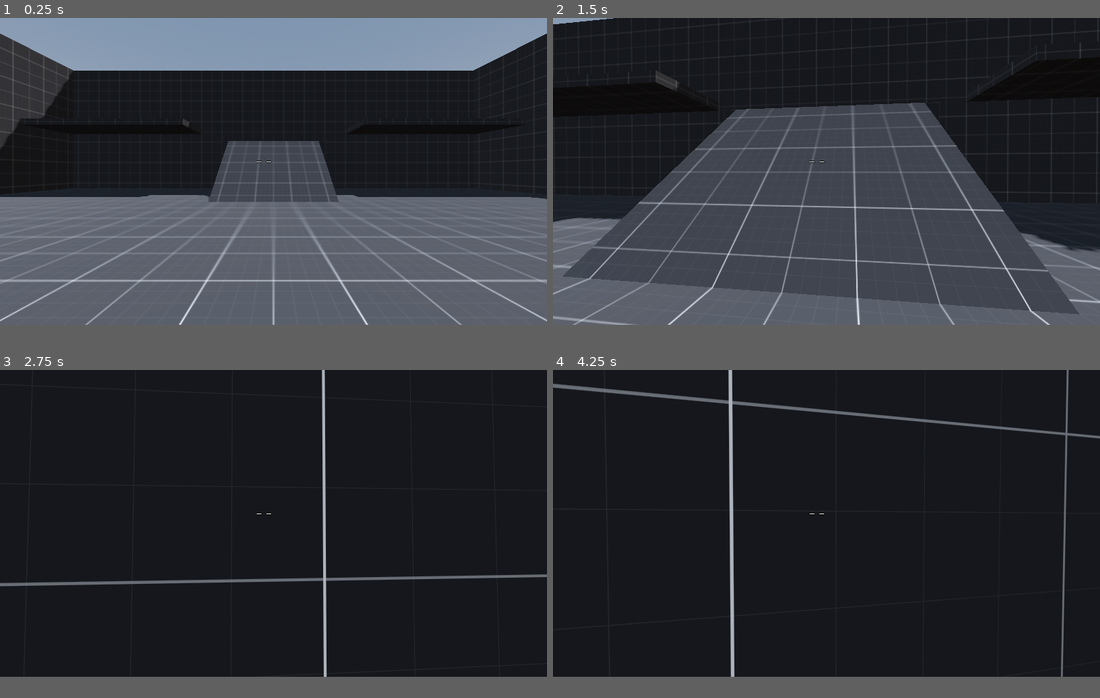
Above: before the commit, frames 1-4 (two rows, left to right).
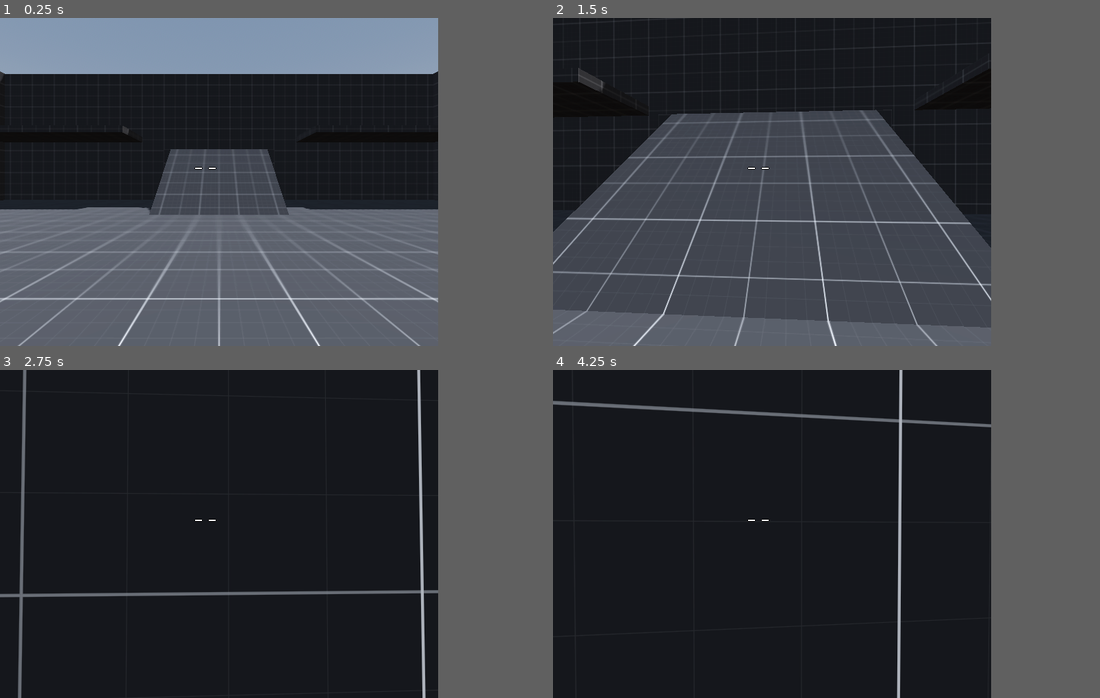
Above: after the commit, the same moments.

Repository: SpaceMoreDev/Godot_PSX_Cheesy_Horror_Game
Game: Godot game, scene res://Levels/Main/L_Main.tscn
Same seed, same stepped clock (60 frames per second), same inputs: the game is played once before the commit and once after it.
Inputs (mouse positions are in pixels of both pictures, inside the frame that each line leads up to):
- Up to frame 1 (0.25 s): no input
- Up to frame 2 (1.5 s): tap Enter (ui_accept) at 0.5, 0.6 s; move the mouse to (853, 168) at 0.52 s; hold W (move_forward) from 0.53 s (still down); click (853, 168) at 0.67 s; tap Space (jump) at 0.77 s; tap E (interact, bound only after the commit) at 0.8, 1.35 s; move the mouse to (799, 172) at 1.27 s
- Up to frame 3 (2.75 s): keep holding W (move_forward); tap Space (jump) at 1.52 s; tap Enter (ui_accept) at 1.55 s; move the mouse to (284, 517) at 2.02 s; hold Shift (sprint) from 2.03 s (still down); tap E (interact, bound only after the commit) at 2.3 s
- Up to frame 4 (4.25 s): keep holding W (move_forward); move the mouse to (821, 527) at 2.77 s; release Shift (sprint) at 2.78 s; tap Enter (ui_accept) at 2.85 s; click (821, 527) at 2.92 s; tap Space (jump) at 3.02, 3.77 s; move the mouse to (864, 527) at 3.52 s; tap E (interact, bound only after the commit) at 3.6 s
In our replay, the window is 799x449 before the commit and 640x480 after it. These sizes can differ from the game's own. Grey fills any space a smaller window leaves; there, only what the larger window draws over its background counts as a difference.

The runs differ from the first frame. In frame 1, 23% of the frame differs, in the area x 0-100%, y 0-100%; in frame 2, 25%; in frame 3, 3.7%; in frame 4, 3.5%.

Commit message:
added interactables class

Diff:
--- /dev/null
+++ b/Interactables/Interactable_Base.tscn
@@ -0,0 +1,17 @@
+[gd_scene format=3 uid="uid://b1dcjc6ta7oxe"]
+
+[ext_resource type="Script" uid="uid://bbpg51lrqwg4p" path="res://Interactables/interactable_base.gd" id="1_63ldo"]
+
+[sub_resource type="BoxMesh" id="BoxMesh_v71ei"]
+
+[sub_resource type="ConcavePolygonShape3D" id="ConcavePolygonShape3D_ucjps"]
+data = PackedVector3Array(-0.5, 0.5, 0.5, 0.5, 0.5, 0.5, -0.5, -0.5, 0.5, 0.5, 0.5, 0.5, 0.5, -0.5, 0.5, -0.5, -0.5, 0.5, 0.5, 0.5, -0.5, -0.5, 0.5, -0.5, 0.5, -0.5, -0.5, -0.5, 0.5, -0.5, -0.5, -0.5, -0.5, 0.5, -0.5, -0.5, 0.5, 0.5, 0.5, 0.5, 0.5, -0.5, 0.5, -0.5, 0.5, 0.5, 0.5, -0.5, 0.5, -0.5, -0.5, 0.5, -0.5, 0.5, -0.5, 0.5, -0.5, -0.5, 0.5, 0.5, -0.5, -0.5, -0.5, -0.5, 0.5, 0.5, -0.5, -0.5, 0.5, -0.5, -0.5, -0.5, 0.5, 0.5, 0.5, -0.5, 0.5, 0.5, 0.5, 0.5, -0.5, -0.5, 0.5, 0.5, -0.5, 0.5, -0.5, 0.5, 0.5, -0.5, -0.5, -0.5, 0.5, 0.5, -0.5, 0.5, -0.5, -0.5, -0.5, 0.5, -0.5, 0.5, 0.5, -0.5, -0.5, -0.5, -0.5, -0.5)
+
+[node name="Testing Cube" type="StaticBody3D" unique_id=339177613 groups=["Interactables"]]
+script = ExtResource("1_63ldo")
+
+[node name="MeshInstance3D" type="MeshInstance3D" parent="." unique_id=698236231]
+mesh = SubResource("BoxMesh_v71ei")
+
+[node name="CollisionShape3D" type="CollisionShape3D" parent="." unique_id=2003111853]
+shape = SubResource("ConcavePolygonShape3D_ucjps")
--- /dev/null
+++ b/Interactables/interactable_base.gd
@@ -0,0 +1,5 @@
+extends StaticBody3D
+class_name InteractableBase
+
+func Interact():
+	print("Interacted with %s" % name)
--- a/Levels/Main/L_Main.tscn
+++ b/Levels/Main/L_Main.tscn
@@ -3,13 +3,9 @@
 [ext_resource type="Script" uid="uid://1ryhjik5vack" path="res://Levels/Main/L_Main.gd" id="1_km1jj"]
 [ext_resource type="PackedScene" uid="uid://bdupkh0grwy27" path="res://Player/Player.tscn" id="1_qgept"]
 [ext_resource type="PackedScene" uid="uid://ctkc7yqdqdtao" path="res://Levels/Main/Geometry/Floor.tscn" id="1_yb0tt"]
+[ext_resource type="PackedScene" uid="uid://b1dcjc6ta7oxe" path="res://Interactables/Interactable_Base.tscn" id="2_ucjps"]
 [ext_resource type="PackedScene" uid="uid://cdn7d5mxwdyks" path="res://Levels/Main/Geometry/Wall.tscn" id="3_jw8hm"]
 [ext_resource type="Material" uid="uid://sofvlrq3jmka" path="res://Levels/Main/Materials/M_Dark.tres" id="4_m7xar"]
-
-[sub_resource type="BoxMesh" id="BoxMesh_v71ei"]
-
-[sub_resource type="ConcavePolygonShape3D" id="ConcavePolygonShape3D_ucjps"]
-data = PackedVector3Array(-0.5, 0.5, 0.5, 0.5, 0.5, 0.5, -0.5, -0.5, 0.5, 0.5, 0.5, 0.5, 0.5, -0.5, 0.5, -0.5, -0.5, 0.5, 0.5, 0.5, -0.5, -0.5, 0.5, -0.5, 0.5, -0.5, -0.5, -0.5, 0.5, -0.5, -0.5, -0.5, -0.5, 0.5, -0.5, -0.5, 0.5, 0.5, 0.5, 0.5, 0.5, -0.5, 0.5, -0.5, 0.5, 0.5, 0.5, -0.5, 0.5, -0.5, -0.5, 0.5, -0.5, 0.5, -0.5, 0.5, -0.5, -0.5, 0.5, 0.5, -0.5, -0.5, -0.5, -0.5, 0.5, 0.5, -0.5, -0.5, 0.5, -0.5, -0.5, -0.5, 0.5, 0.5, 0.5, -0.5, 0.5, 0.5, 0.5, 0.5, -0.5, -0.5, 0.5, 0.5, -0.5, 0.5, -0.5, 0.5, 0.5, -0.5, -0.5, -0.5, 0.5, 0.5, -0.5, 0.5, -0.5, -0.5, -0.5, 0.5, -0.5, 0.5, 0.5, -0.5, -0.5, -0.5, -0.5, -0.5)
 
 [sub_resource type="BoxMesh" id="BoxMesh_egctf"]
 size = Vector3(8, 4, 4)
@@ -77,14 +73,8 @@
 [node name="L_Main" type="Node3D" unique_id=1242348972]
 script = ExtResource("1_km1jj")
 
-[node name="Testing Cube" type="StaticBody3D" parent="." unique_id=917504692 groups=["Interactables"]]
+[node name="Interactable" parent="." unique_id=339177613 instance=ExtResource("2_ucjps")]
 transform = Transform3D(1, 0, 0, 0, 1, 0, 0, 0, 1, 0, 2, 3)
-
-[node name="MeshInstance3D" type="MeshInstance3D" parent="Testing Cube" unique_id=1689543423]
-mesh = SubResource("BoxMesh_v71ei")
-
-[node name="CollisionShape3D" type="CollisionShape3D" parent="Testing Cube" unique_id=779215964]
-shape = SubResource("ConcavePolygonShape3D_ucjps")
 
 [node name="Player" parent="." unique_id=785928097 instance=ExtResource("1_qgept")]
 transform = Transform3D(1, 0, 0, 0, 1, 0, 0, 0, 1, 0, 2, 0)
--- a/Player/interaction.gd
+++ b/Player/interaction.gd
@@ -33,12 +33,14 @@
 
 	var result = space_state.intersect_ray(query)
 	if result:
-		if result.collider.is_in_group("Interactables"):
+		var obj :Node3D = result.collider
+
+		if obj is InteractableBase:
 			if not can_interact:
 				can_interact = true
+			if Input.is_action_just_pressed("interact"):
+				obj.Interact()
 
-			if Input.is_action_just_pressed("ui_accept"):
-				print("touched: %s horaay"% result.collider.name)
 		else:
 			if can_interact:
 				can_interact = false
--- a/project.godot
+++ b/project.godot
@@ -17,6 +17,13 @@
 config/name="First Person Starter"
 run/main_scene="res://Levels/Main/L_Main.tscn"
 config/features=PackedStringArray("4.6", "Mobile")
+
+[display]
+
+window/size/viewport_width=640
+window/size/viewport_height=480
+window/size/mode=3
+window/stretch/mode="viewport"
 
 [global_group]
 
@@ -89,6 +96,11 @@
 "events": [Object(InputEventJoypadMotion,"resource_local_to_scene":false,"resource_name":"","device":-1,"axis":2,"axis_value":1.0,"script":null)
 ]
 }
+interact={
+"deadzone": 0.2,
+"events": [Object(InputEventKey,"resource_local_to_scene":false,"resource_name":"","device":-1,"window_id":0,"alt_pressed":false,"shift_pressed":false,"ctrl_pressed":false,"meta_pressed":false,"pressed":false,"keycode":0,"physical_keycode":69,"key_label":0,"unicode":101,"location":0,"echo":false,"script":null)
+]
+}
 
 [layer_names]
 
Not shown, added: Interactables/interactable_base.gd.uid
